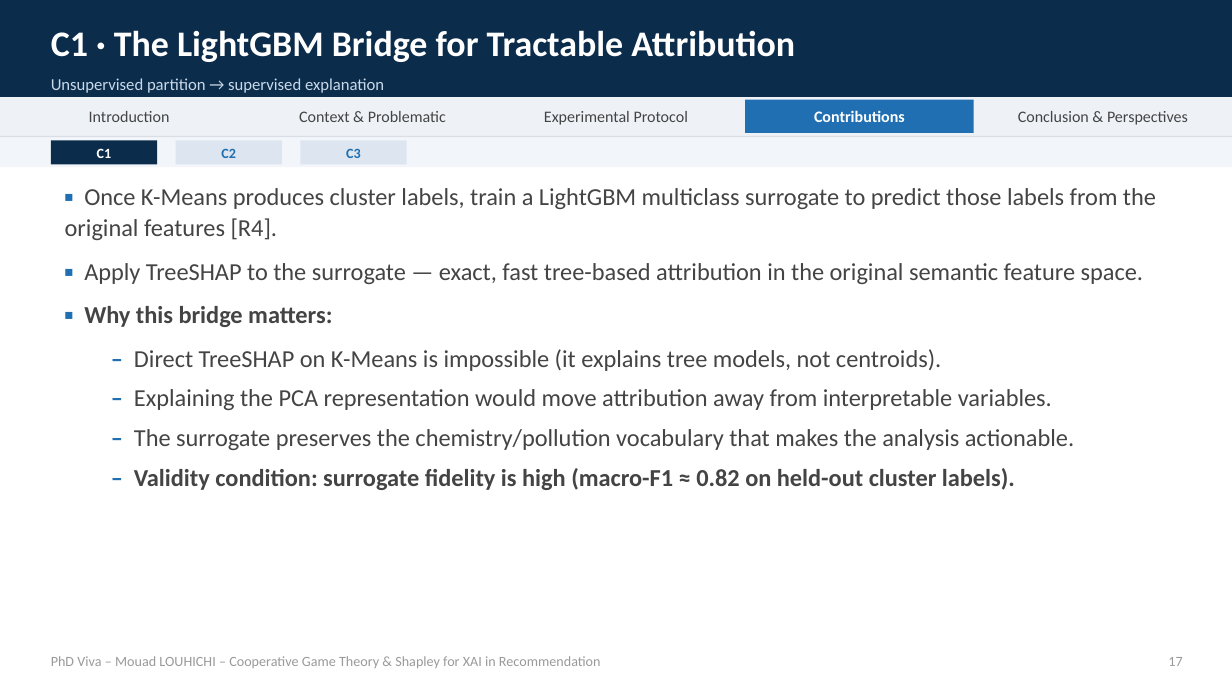
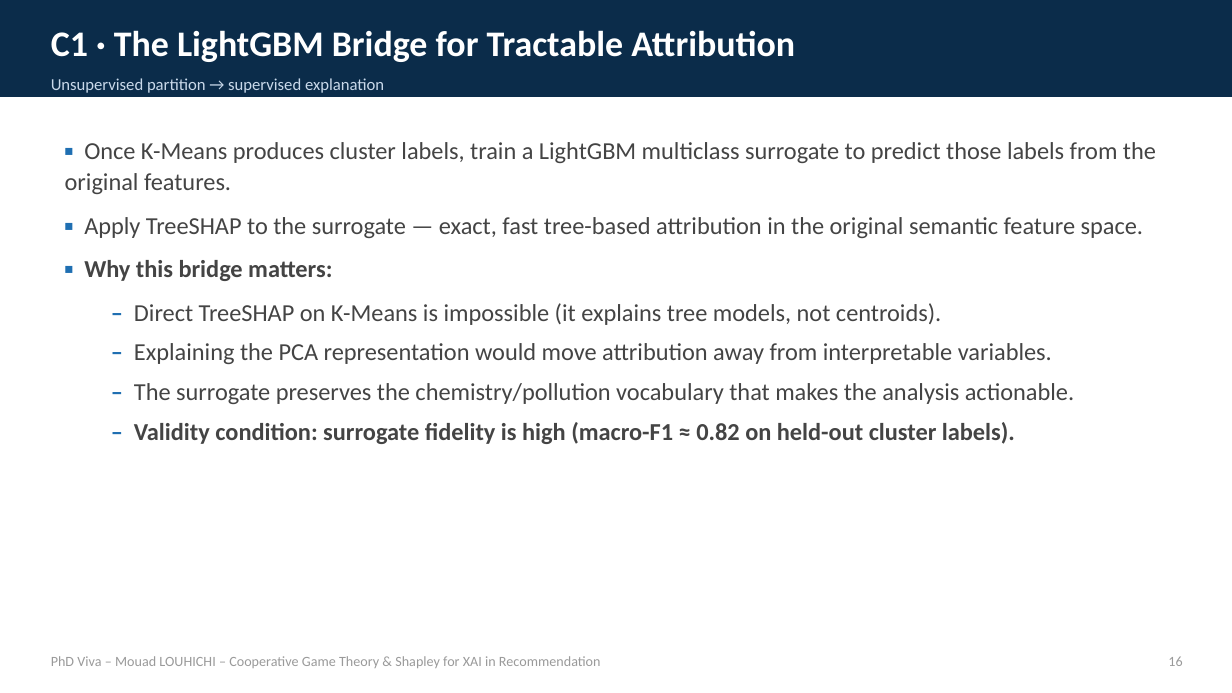
Before and after one commit to mouadlouhichi/phd-prep, a slide deck: slide 21 of viva/MOUAD_LOUHICHI_VIVA.pptx (slide 22 before the commit). Drawn at 1232x693 pixels with LibreOffice and Linux fonts; fonts in the diff are those of the drawing. Boxes give left, top, right and bottom in pixels: in the first picture for what was removed or moved away, otherwise in the second. Text is boxed around its words. In the diff, an @@ line names an element or a change of style, - is before the commit and + after.

```diff
--- a/viva/MOUAD_LOUHICHI_VIVA.pptx
+++ b/viva/MOUAD_LOUHICHI_VIVA.pptx
@@ rectangle removed at [0, 97, 1232, 136] @@
@@ text removed at [89, 111, 170, 122] @@
-Introduction
@@ text removed at [299, 111, 446, 122] @@
-Context & Problematic
@@ text removed at [544, 111, 688, 125] @@
-Experimental Protocol
@@ rectangle removed at [745, 100, 973, 133] @@
@@ text removed at [814, 110, 905, 122] @@
-Contributions
@@ text removed at [1018, 111, 1188, 125] @@
-Conclusion & Perspectives
@@ rectangle removed at [0, 136, 1232, 138] @@
@@ rectangle removed at [0, 138, 1232, 167] @@
@@ rectangle removed at [51, 140, 157, 165] @@
@@ text at [65, 142, 1156, 194]: text changed @@
-▪ Once K-Means produces cluster labels, train a LightGBM multiclass surrogate to predict those labels from the original features [R4].
+▪ Once K-Means produces cluster labels, train a LightGBM multiclass surrogate to predict those labels from the original features.
@@ text "▪ Once K-Means produces cluster ...": place and size @@
-text "▪ Once K-Means produces cluster ..." at [65, 188, 1156, 490]
+text "▪ Once K-Means produces cluster ..." at [65, 142, 1156, 444]
@@ text removed at [97, 148, 112, 158] @@
-C1
@@ rectangle removed at [176, 140, 282, 165] @@
@@ text removed at [221, 148, 236, 158] @@
-C2
@@ rectangle removed at [300, 140, 407, 165] @@
@@ text removed at [346, 148, 361, 158] @@
-C3
@@ text at [1168, 656, 1182, 666]: text changed @@
-17
+16
```
Also in this commit, not shown: 49 other slides changed, 2 slides removed, 3 other files.
